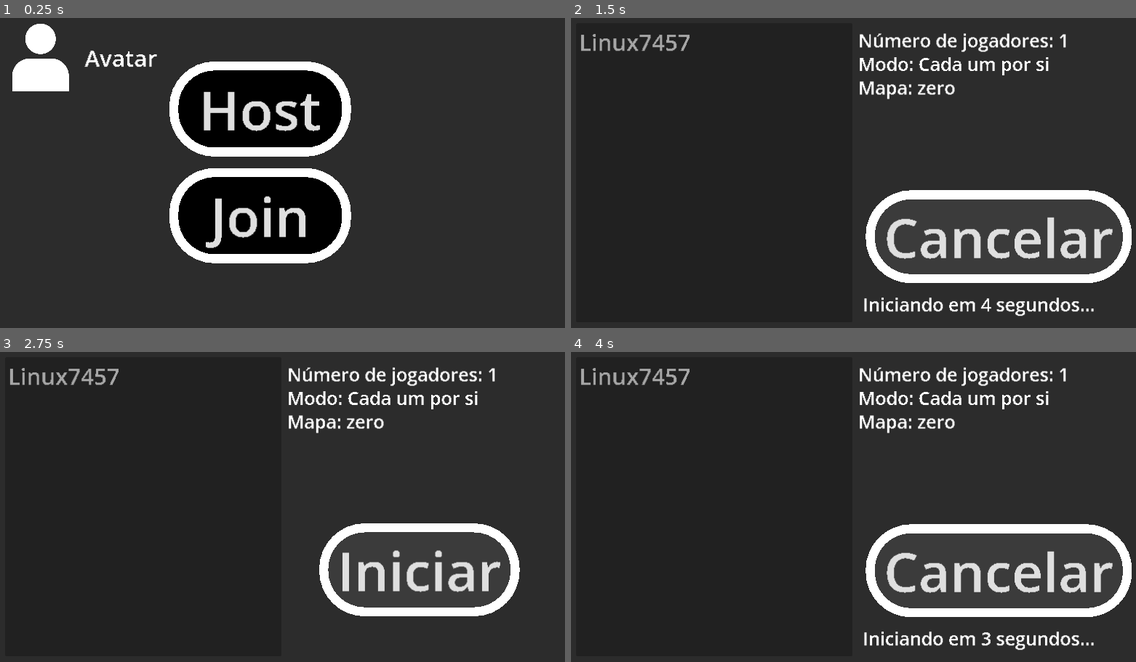
Above: before the commit, frames 1-4 (two rows, left to right).
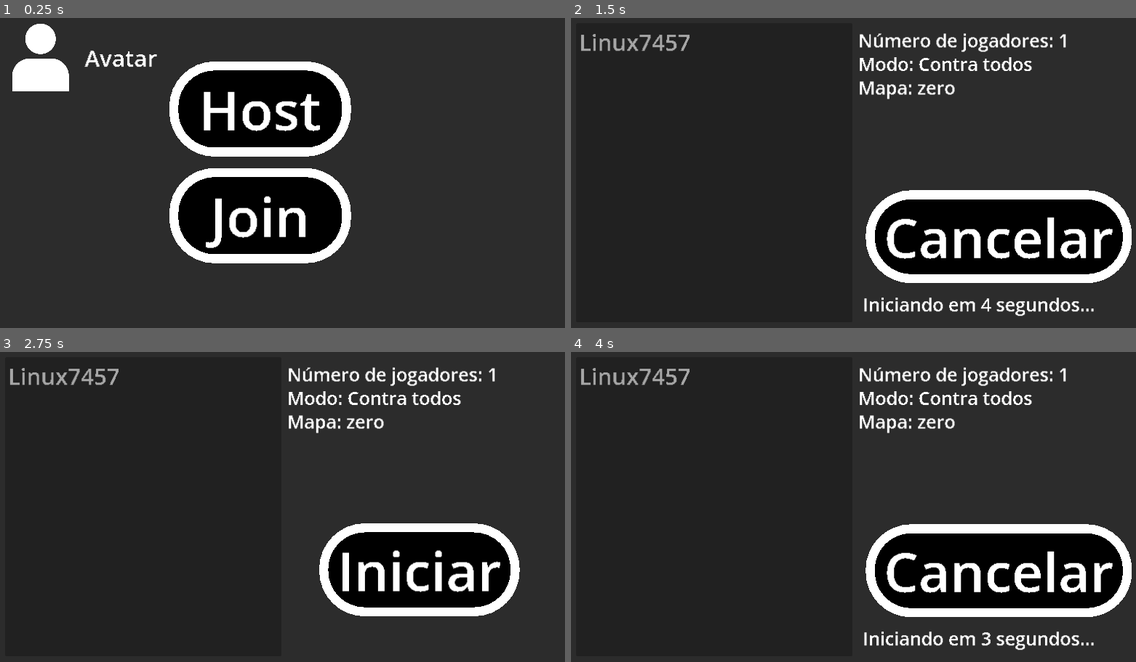
Above: after the commit, the same moments.

Repository: ruanv0/shots_circles
Game: Godot game, scene res://hub.tscn
Same seed, same stepped clock (60 frames per second), same inputs: the game is played once before the commit and once after it.
Inputs (mouse positions are in pixels of both pictures, inside the frame that each line leads up to):
- Up to frame 1 (0.25 s): no input
- Up to frame 2 (1.5 s): click "Host" at 0.5 s; click "Iniciar" at 1.25 s
- Up to frame 3 (2.75 s): click "Cancelar" at 2 s
- Up to frame 4 (4 s): click "Iniciar" at 2.75 s; tap Enter at 3.5 s; move the mouse to (983, 488) at 3.52 s; click (983, 488) at 3.67 s

The runs differ from the first frame. In frame 1, 1.7% of the frame differs, in the area x 36-57%, y 23-75%; in frame 2, 10%, in the area x 53-98%, y 12-83%; in frame 3, 7.3%; in frame 4, 10%.

Commit message:
26.5.2024.2

Diff:
--- a/bala.gd
+++ b/bala.gd
@@ -79,7 +79,7 @@
 
 func _on_area_2d_3_body_entered(body):
   if "player" in body.name and $"..".name != body.name and is_multiplayer_authority() and visible:
-    body.hurt.rpc()
+    body.hurt.rpc($"../".name)
     parar.rpc()
 
 
--- a/character.gd
+++ b/character.gd
@@ -3,6 +3,7 @@
 
 var speed = 21000
 var balas_usadas = [false, false, false]
+var last_attack = ""
 
 
 func preparar(cor, user_name):
@@ -97,11 +98,18 @@
 
 
 @rpc("call_local", "any_peer")
-func hurt():
+func hurt(attacker_name: String):
+  last_attack = attacker_name
   $saude.value -= 1
   $timer1.start()
   if $saude.value == 0:
     if is_multiplayer_authority():
+      count_kill.rpc(last_attack)
+      for i in range(0, len($"../".kills.values())):
+        $players_list.add_item($"../".peer_names[i])
+        $kills_list.add_item(str($"../".kills.values()[i]))
+      $players_list.visible = 1
+      $kills_list.visible = 1
       $fundo.visible = 1
       $renascer.visible = 1
       $renascer/timer.start()
@@ -116,6 +124,11 @@
     $name.visible = 0
 
 
+@rpc("call_local")
+func count_kill(last_attack_: String):
+  $"../".kills[last_attack_] += 1
+
+
 func _on_timer_0_timeout():
   # O $timer0 é o tempo entre as adições de saúde
   # O $timer1 é o tempo após um tiro que tardaria as adições de saúde
--- a/character.tscn
+++ b/character.tscn
@@ -18,6 +18,10 @@
 
 [sub_resource type="FontVariation" id="FontVariation_4jd24"]
 base_font = ExtResource("8_dlrhy")
+
+[sub_resource type="StyleBoxEmpty" id="StyleBoxEmpty_pmwch"]
+
+[sub_resource type="StyleBoxEmpty" id="StyleBoxEmpty_0r1ry"]
 
 [sub_resource type="GDScript" id="GDScript_0l0ii"]
 script/source = "extends Label
@@ -41,6 +45,8 @@
     $\"../joystick_andar\".scale = Vector2(0.7, 0.7)
     $\"../joystick_andar\".position = Vector2(210, 527)
     $\"..\".global_position = position_
+    $\"../players_list\".visible = 0
+    $\"../kills_list\".visible = 0
 
 
 @rpc
@@ -142,6 +148,34 @@
 texture = ExtResource("9_a0dv3")
 centered = false
 
+[node name="players_list" type="ItemList" parent="."]
+visible = false
+offset_left = -203.0
+offset_top = 120.0
+offset_right = 597.0
+offset_bottom = 720.0
+theme_override_colors/font_color = Color(1, 1, 1, 1)
+theme_override_colors/font_hovered_color = Color(1, 1, 1, 1)
+theme_override_colors/font_selected_color = Color(1, 1, 1, 1)
+theme_override_colors/font_outline_color = Color(1, 1, 1, 1)
+theme_override_colors/guide_color = Color(1, 1, 1, 1)
+theme_override_font_sizes/font_size = 80
+theme_override_styles/panel = SubResource("StyleBoxEmpty_pmwch")
+
+[node name="kills_list" type="ItemList" parent="."]
+visible = false
+offset_left = 610.0
+offset_top = 120.0
+offset_right = 1410.0
+offset_bottom = 720.0
+theme_override_colors/font_color = Color(1, 1, 1, 1)
+theme_override_colors/font_hovered_color = Color(1, 1, 1, 1)
+theme_override_colors/font_selected_color = Color(1, 1, 1, 1)
+theme_override_colors/font_outline_color = Color(1, 1, 1, 1)
+theme_override_colors/guide_color = Color(1, 1, 1, 1)
+theme_override_font_sizes/font_size = 80
+theme_override_styles/panel = SubResource("StyleBoxEmpty_0r1ry")
+
 [node name="renascer" type="Label" parent="."]
 visible = false
 offset_left = -212.0
--- a/hub.tscn
+++ b/hub.tscn
@@ -82,6 +82,12 @@
 offset_top = 149.0
 offset_right = 820.0
 offset_bottom = 359.0
+theme_override_colors/font_color = Color(1, 1, 1, 1)
+theme_override_colors/font_pressed_color = Color(1, 1, 1, 1)
+theme_override_colors/font_hover_color = Color(1, 1, 1, 1)
+theme_override_colors/font_focus_color = Color(1, 1, 1, 1)
+theme_override_colors/font_hover_pressed_color = Color(1, 1, 1, 1)
+theme_override_colors/font_outline_color = Color(1, 1, 1, 1)
 theme_override_font_sizes/font_size = 120
 theme_override_styles/normal = SubResource("StyleBoxFlat_va5qo")
 theme_override_styles/hover = SubResource("StyleBoxFlat_jlpum")
@@ -94,6 +100,12 @@
 offset_top = 376.0
 offset_right = 832.0
 offset_bottom = 586.0
+theme_override_colors/font_color = Color(1, 1, 1, 1)
+theme_override_colors/font_pressed_color = Color(1, 1, 1, 1)
+theme_override_colors/font_hover_color = Color(1, 1, 1, 1)
+theme_override_colors/font_focus_color = Color(1, 1, 1, 1)
+theme_override_colors/font_hover_pressed_color = Color(1, 1, 1, 1)
+theme_override_colors/font_outline_color = Color(1, 1, 1, 1)
 theme_override_font_sizes/font_size = 120
 theme_override_styles/normal = SubResource("StyleBoxFlat_dil4m")
 theme_override_styles/hover = SubResource("StyleBoxFlat_gmjeq")
--- a/multiplayer_menu.tscn
+++ b/multiplayer_menu.tscn
@@ -3,7 +3,7 @@
 [ext_resource type="Script" path="res://multiplayer_menu.gd" id="1_2cgnd"]
 
 [sub_resource type="StyleBoxFlat" id="StyleBoxFlat_o084w"]
-bg_color = Color(0.231373, 0.231373, 0.231373, 1)
+bg_color = Color(0, 0, 0, 1)
 border_width_left = 20
 border_width_top = 20
 border_width_right = 20
@@ -73,6 +73,12 @@
 offset_top = 400.0
 offset_right = 1140.0
 offset_bottom = 605.0
+theme_override_colors/font_color = Color(1, 1, 1, 1)
+theme_override_colors/font_pressed_color = Color(1, 1, 1, 1)
+theme_override_colors/font_hover_color = Color(1, 1, 1, 1)
+theme_override_colors/font_focus_color = Color(1, 1, 1, 1)
+theme_override_colors/font_hover_pressed_color = Color(1, 1, 1, 1)
+theme_override_colors/font_outline_color = Color(1, 1, 1, 1)
 theme_override_font_sizes/font_size = 120
 theme_override_styles/normal = SubResource("StyleBoxFlat_o084w")
 theme_override_styles/hover = SubResource("StyleBoxFlat_620en")
@@ -97,6 +103,12 @@
 offset_top = 402.0
 offset_right = 1231.0
 offset_bottom = 607.0
+theme_override_colors/font_color = Color(1, 1, 1, 1)
+theme_override_colors/font_pressed_color = Color(1, 1, 1, 1)
+theme_override_colors/font_hover_color = Color(1, 1, 1, 1)
+theme_override_colors/font_focus_color = Color(1, 1, 1, 1)
+theme_override_colors/font_hover_pressed_color = Color(1, 1, 1, 1)
+theme_override_colors/font_outline_color = Color(1, 1, 1, 1)
 theme_override_font_sizes/font_size = 120
 theme_override_styles/normal = SubResource("StyleBoxFlat_o084w")
 theme_override_styles/hover = SubResource("StyleBoxFlat_620en")
@@ -124,7 +136,7 @@
 offset_right = 1066.0
 offset_bottom = 151.0
 theme_override_font_sizes/font_size = 40
-text = "Modo: Cada um por si"
+text = "Modo: Contra todos"
 
 [connection signal="pressed" from="iniciar" to="." method="_on_iniciar_pressed"]
 [connection signal="pressed" from="cancelar" to="." method="_on_cancelar_pressed"]
--- a/zero.tscn
+++ b/zero.tscn
@@ -28,6 +28,7 @@
 var connected_peer_ids
 var peer_colors
 var peer_names
+var kills = {}
 
 
 func spawn_point():
@@ -55,6 +56,7 @@
   player.name = \"player\" + str(id)
   player.set_meta(\"cor\", color)
   player.set_meta(\"user_name\", user_name_)
+  kills[\"player\" + str(id)] = 0
   add_child(player)
   get_node(\"player\" + str(id)).global_position = position_
 
Not shown: 1 places in character.tscn that only renumber resources
